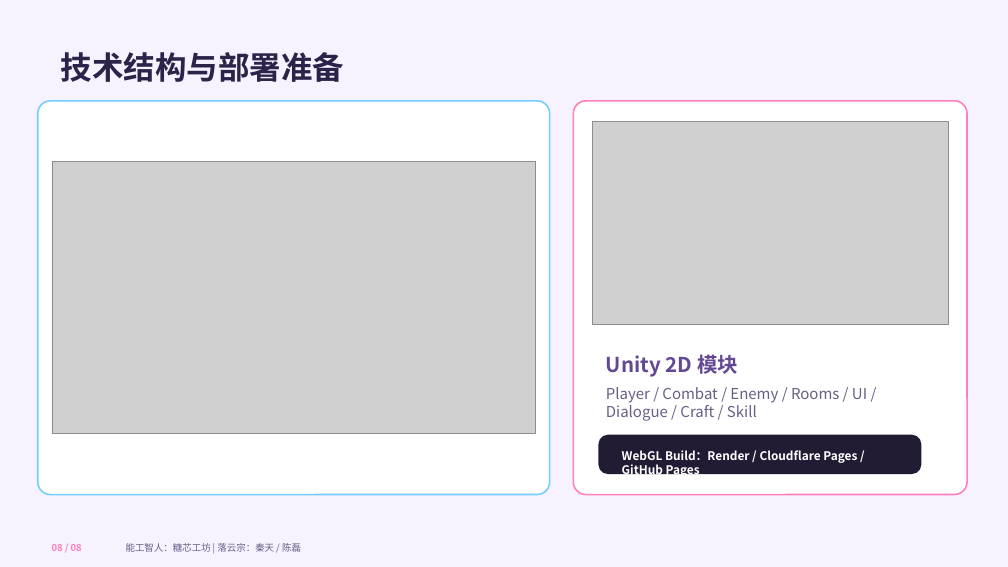
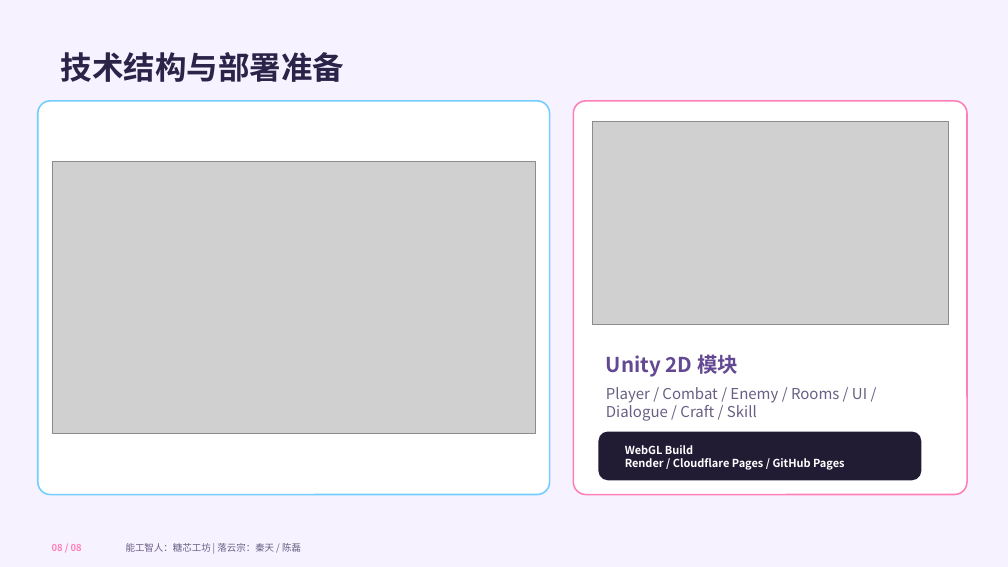
Before and after one commit to youkai-emmison/Craftsmen-and-Homo-sapiens, a slide deck: slide 8 of Submission/project_deck.pptx. Drawn at 1008x567 pixels with LibreOffice and Linux fonts; fonts in the diff are those of the drawing; grey boxes stand for pictures. Boxes give left, top, right and bottom in pixels: in the first picture for what was removed or moved away, otherwise in the second. Text is boxed around its words. In the diff, an @@ line names an element or a change of style, - is before the commit and + after.

```diff
--- a/Submission/project_deck.pptx
+++ b/Submission/project_deck.pptx
@@ rounded rectangle resized from (x1=599, y1=435, x2=922, y2=474) to (x1=599, y1=432, x2=922, y2=481) @@
@@ rounded rectangle at (x1=599, y1=432, x2=922, y2=481): proportions changed @@
@@ text at (x1=625, y1=445, x2=844, y2=470): text changed; size 11.2 to 10.5 pt @@
-WebGL Build：Render / Cloudflare Pages / GitHub Pages
+WebGL Build
+Render / Cloudflare Pages / GitHub Pages
```
Also in this commit, not shown: 1 other slide changed, 8 other files.
